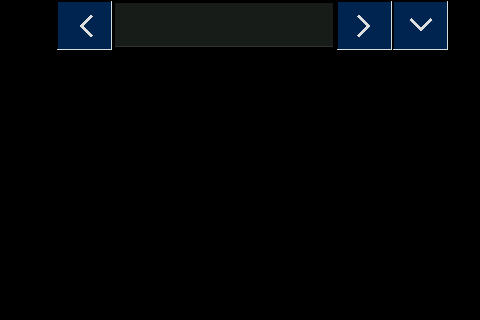
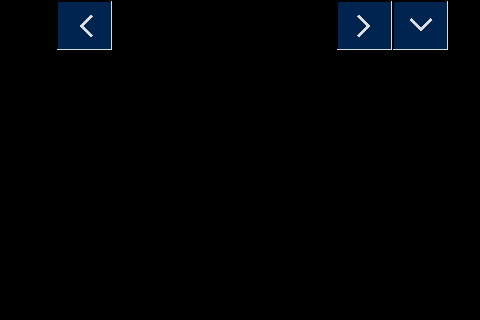
Before/after of a (480, 320) layered artwork. What changed in the layer stack:
painted on "Baggrund" over [115, 3, 333, 47]
